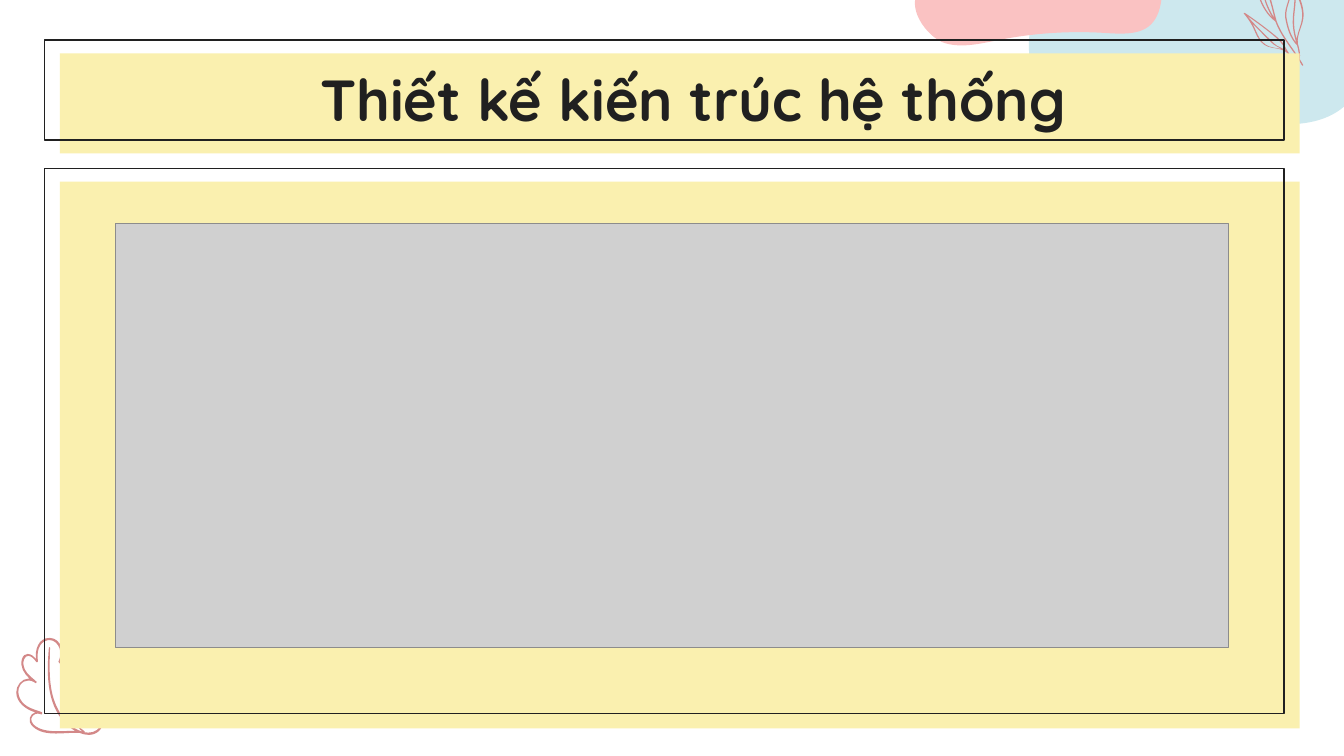
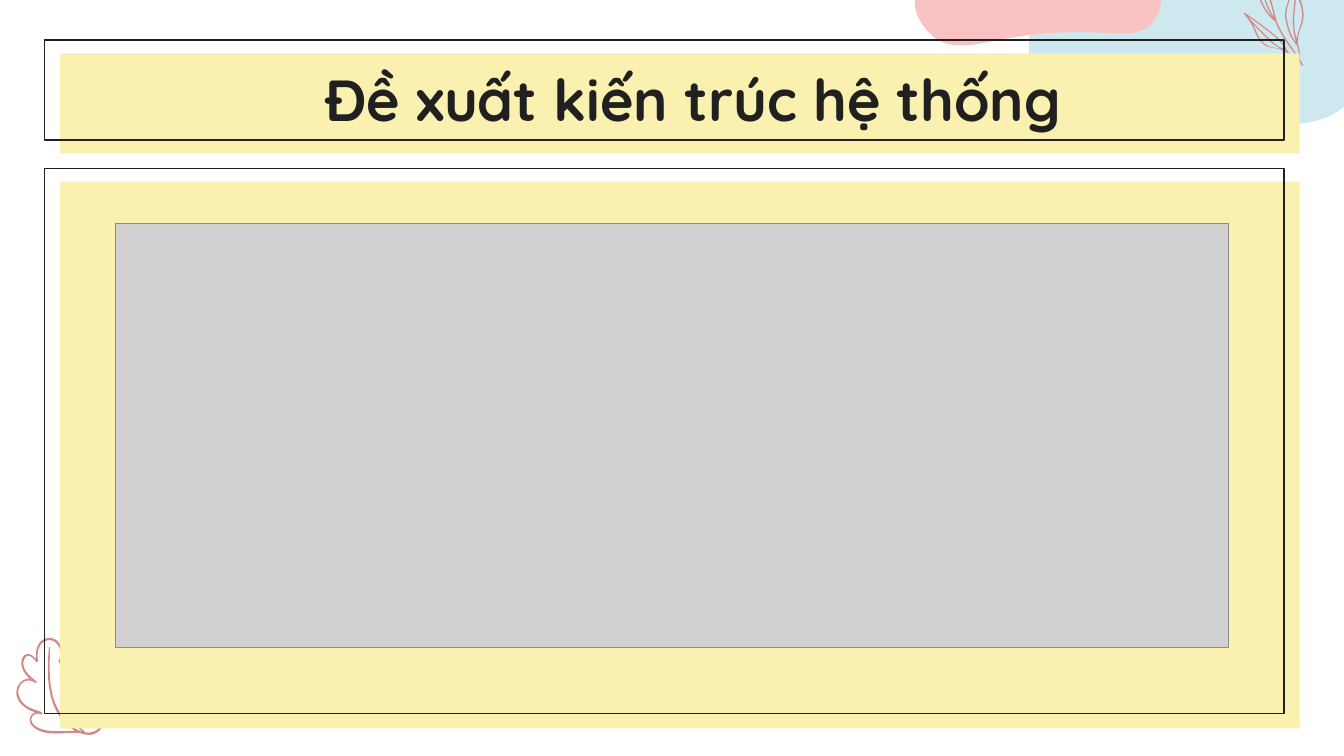
Before and after one commit to nhamct/ThucTapTN_2021_2022_2, a slide deck: slide 21 of 05. Phạm Thị Diệu Liên/PhamThiDieuLien_44K21.1.pptx. Drawn at 1344x756 pixels with LibreOffice and Linux fonts; fonts in the diff are those of the drawing; grey boxes stand for pictures. Boxes give left, top, right and bottom in pixels: in the first picture for what was removed or moved away, otherwise in the second. Text is boxed around its words. In the diff, an @@ line names an element or a change of style, - is before the commit and + after.

```diff
--- a/05. Phạm Thị Diệu Liên/PhamThiDieuLien_44K21.1.pptx
+++ b/05. Phạm Thị Diệu Liên/PhamThiDieuLien_44K21.1.pptx
@@ title at bbox=[325, 69, 1061, 133]: text changed @@
-Thiết kế kiến trúc hệ thống
+Đề xuất kiến trúc hệ thống
```
Also in this commit, not shown: 8 other slides changed, 2 slides added, 2 slides removed, 1 other file.
